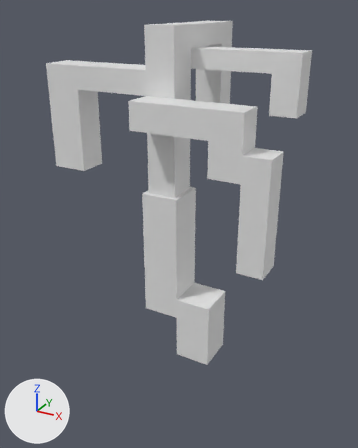
Renders of the Blender file Definitive Art/3D/Blend/lamp.blend from each side of a commit.
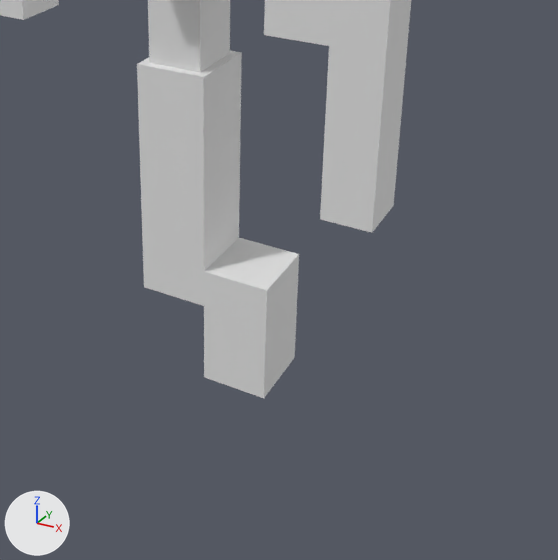
Each version appears first whole from a 50 mm camera at (9.6, -19.9, 15.4) aimed at (-2.2, 1.7, 4.6), and next in a close-up on the part from 20% to 100% of the width and 36% to 100% of the height. Lighting does not change. The marker at lower left points along +X, +Y and +Z.
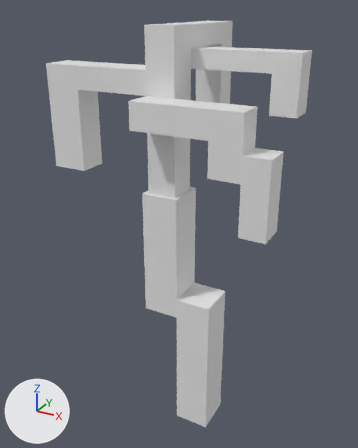
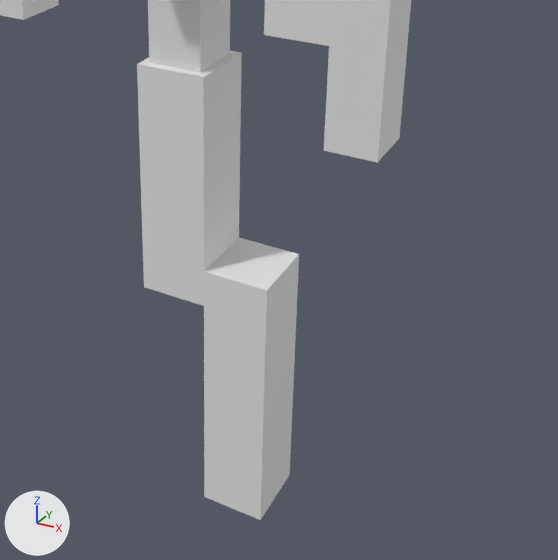
Edits to the bpy script that builds the scene:
```text
Change me_cube_001:
    where me_cube_001.from_pydata(...)  # 118 vertices, 116 faces; spans x -9.14..4.3, y -2.18..5.25, z -1.0..8.67
    used by ob_cube; location = (0.0, 0.0, 0.0); scale = (0.911, 1.0, 1.7)
    verts and faces of me_cube_001; kept vertices keep their numbers, new ones are numbered from 118
    before: 0 (-1.0, -1.0, -1.0) at pixel (204, 377), 2 (-1.0, 1.0, -1.0), 4 (1.0, -1.0, -1.0) at pixel (263, 398), 6 (1.0, 1.0, -1.0) at pixel (294, 357)
    before: 60 (2.96, -0.77, 3.83), 61 (2.96, -2.18, 3.83) at pixel (323, 150), 62 (4.3, -0.77, 3.83) at pixel (399, 138), 63 (4.3, -2.18, 3.83) at pixel (377, 162), 64 (2.96, -0.77, 2.83)
    before: 65 (2.96, -2.18, 2.83) at pixel (319, 219), 66 (4.3, -0.77, 2.83) at pixel (393, 205), 67 (4.3, -2.18, 2.83) at pixel (372, 232)
    me_cube_001 part 1
    add delete_faces([(0, 2, 6, 4)])
    add for new, old in zip([*range(118, 122)], [0, 2, 4, 6]): verts[new] = verts[old] + (0.0, 0.0, -2.54)
    add faces += [(0, 118, 120, 4), (118, 119, 121, 120), (2, 6, 121, 119), (0, 2, 119, 118), (4, 120, 121, 6)]
    me_cube_001 part 2
    add delete_vertices([*range(64, 68)])  # with the faces that use them
    add faces += [(60, 62, 63, 61)]
```

Where the change shows, as pixel boxes (x1, y1, x2, y2) in the close-ups (558 x 560 px):
'Cube', reshaped
    before: (0, 0, 411, 398)
    after: (0, 0, 411, 520)
part 1 of me_cube_001, built on
    after: (204, 358, 295, 520)
part 2 of me_cube_001, cut back
    before: (320, 139, 399, 233)
